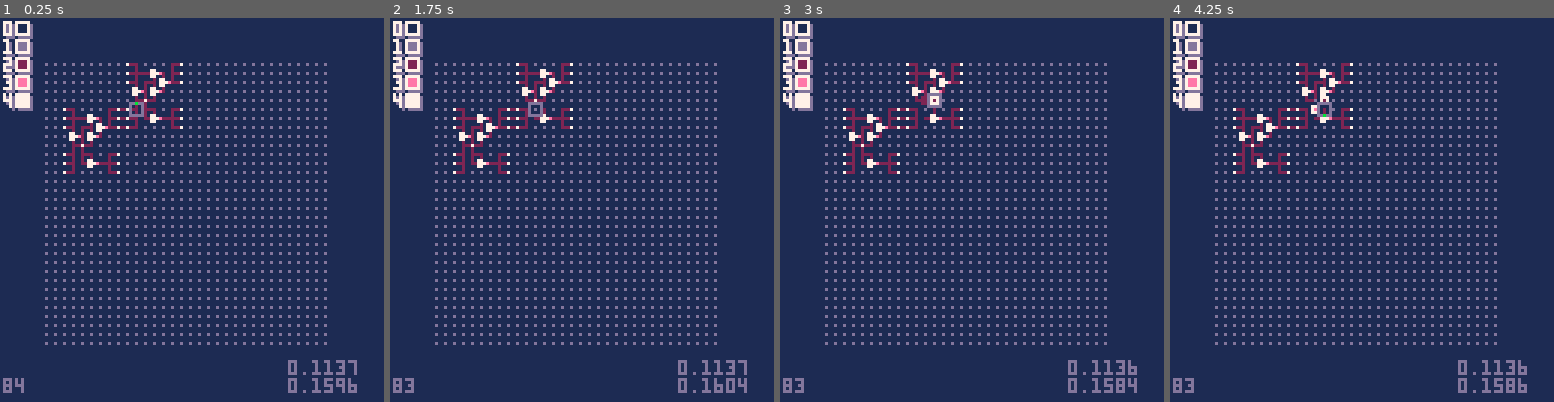
Above: before the commit, frames 1-4 (left to right).
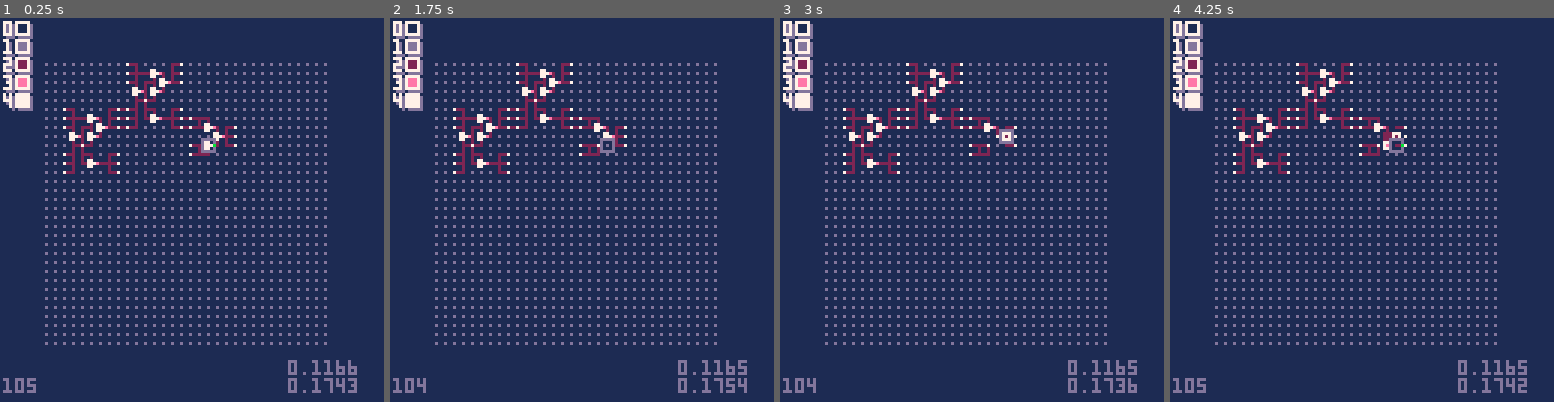
Above: after the commit, the same moments.

Repository: SestrenExsis/NANDGate
Game: PICO-8 cartridge nandgate.p8
Same seed, same stepped clock (60 frames per second), same inputs: the game is played once before the commit and once after it.
Inputs:
- Up to frame 1 (0.25 s): no input
- Up to frame 2 (1.75 s): tap X (X key) at 0.33, 1.07 s; tap O (Z key) at 0.7, 1.7 s; hold Right from 1.6 s (still down)
- Up to frame 3 (3 s): tap X (X key) at 1.85, 2.97 s; release Right at 2.1 s; tap O (Z key) at 2.1, 2.5, 2.9 s; hold Up 2.15-2.42 s; hold Right from 2.47 s (still down)
- Up to frame 4 (4.25 s): release Right at 3.03 s; hold Left 3.08-3.58 s; tap O (Z key) at 3.3, 3.7, 4.1 s; hold Down 3.63-3.97 s; hold Right from 4.02 s (still down); tap X (X key) at 4.08 s

The runs differ from the first frame. In frame 1, 1.0% of the frame differs, in the area x 0-93%, y 21-98%; in frame 2, 0.9%; in frame 3, 1.0%; in frame 4, 1.1%, in the area x 0-93%, y 20-98%.

Commit message:
Add command for OR GATE

Diff:
--- a/nandgate.p8
+++ b/nandgate.p8
@@ -285,6 +285,20 @@
 end
 
 _cmds={
+	or_gate={
+		5,4,6,6,3,6,6,6,
+		2,5,3,6,6,6,2,5,
+		3,6,6,3,6,6,5,4,
+		6,6,4,3,6,8,6,6,
+		5,4,6,6,4,6,2,6,
+		6,5,4,6,6,4,6,2,
+		6,8,7,1,1,5,4,6,
+		6,6,6,7,1,2,5,4,
+		6,6,3,6,6,5,3,6,
+		6,6,8,4,6,2,6,8,
+		7,1,1,5,4,6,6,6,
+		6,6,8
+	},
 	half_adder={
 		3,5,4,6,6,6,2,6,
 		6,6,6,5,3,6,6,6,
@@ -365,6 +379,9 @@
 	_g:setx(10)
 	_g:sety(1)
 	_g:run(_cmds.half_adder)
+	_g:setx(17)
+	_g:sety(7)
+	_g:run(_cmds.or_gate)
 	--_g:setx(1)
 	--_g:sety(16)
 	--_g:run(_cmds.sr_flip_flop)
